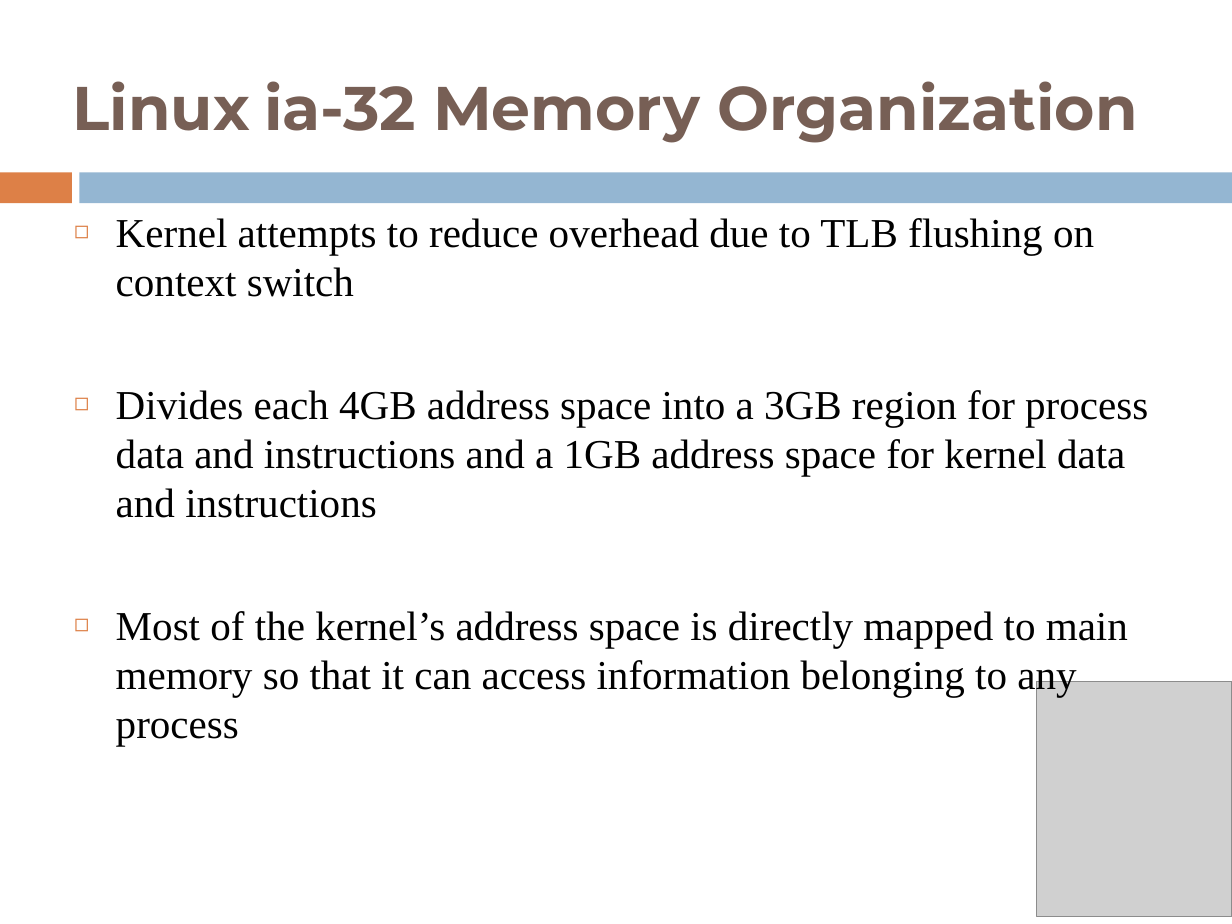
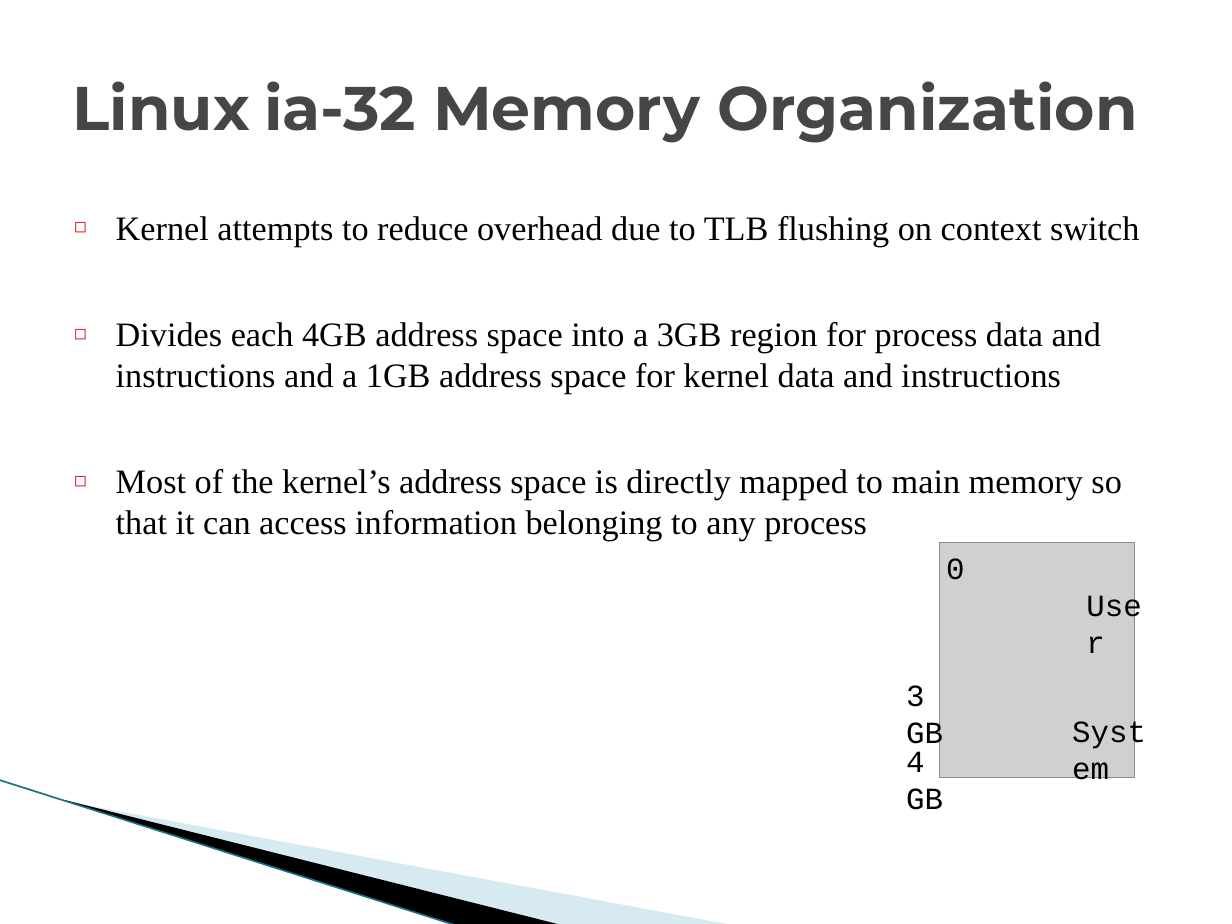
Before and after one commit to shyamrajendran/OS_MPS, a slide deck: slide 14 of 4th_credit/survey.pptx. Drawn at 1232x924 pixels with LibreOffice and Linux fonts; fonts in the diff are those of the drawing; grey boxes stand for pictures; background and template pictures are left out. Boxes give left, top, right and bottom in pixels: in the first picture for what was removed or moved away, otherwise in the second. Text is boxed around its words. In the diff, an @@ line names an element or a change of style, - is before the commit and + after.

Commit message:
Figure issue resolved

```diff
--- a/4th_credit/survey.pptx
+++ b/4th_credit/survey.pptx
@@ title "Linux ia-32 Memory Organization" at (73, 81, 1138, 143): text colour #775F55 to #464646 @@
@@ rectangle removed at (0, 172, 71, 203) @@
@@ rectangle removed at (80, 172, 1232, 203) @@
@@ text "Kernel attempts to reduce overhead ..." at (116, 216, 1139, 541): size 24 to 20 pt; bullet colour #DD8047 to #DA1F28 @@
@@ picture: place and size @@
-picture at (1037, 681, 1232, 917)
+picture at (939, 542, 1133, 777)
@@ text added at (946, 558, 964, 580), 18 pt, text #000000 @@
+0
@@ text added at (1074, 580, 1156, 630), 18 pt, text #000000 @@
+User
@@ text added at (906, 685, 943, 752), 18 pt, text #000000 @@
+3 GB
@@ text added at (1060, 706, 1169, 755), 18 pt, text #000000 @@
+System
@@ text added at (906, 751, 943, 810), 18 pt, text #000000 @@
+4 GB
@@ line added from (0, 780) to (457, 924), #97C5D8 0.95 pt @@
@@ freeform shape added at (65, 800, 563, 924), fill #000000 @@
@@ freeform shape added at (68, 801, 733, 924), fill #A0CBDC at 40% opacity @@
```
Also in this commit, not shown: 27 other slides changed.
